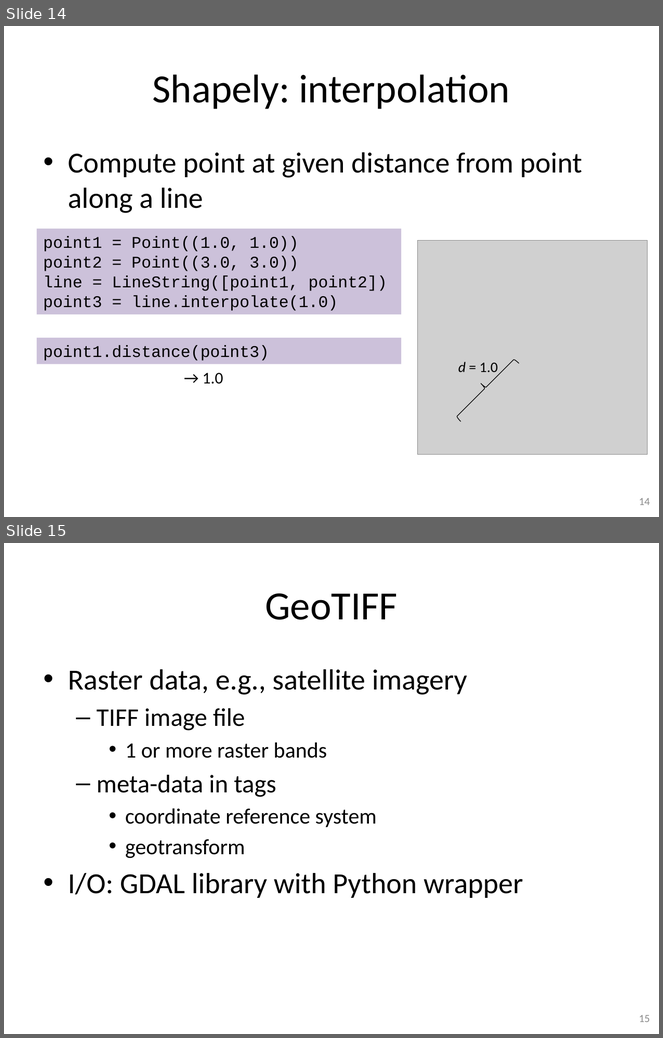
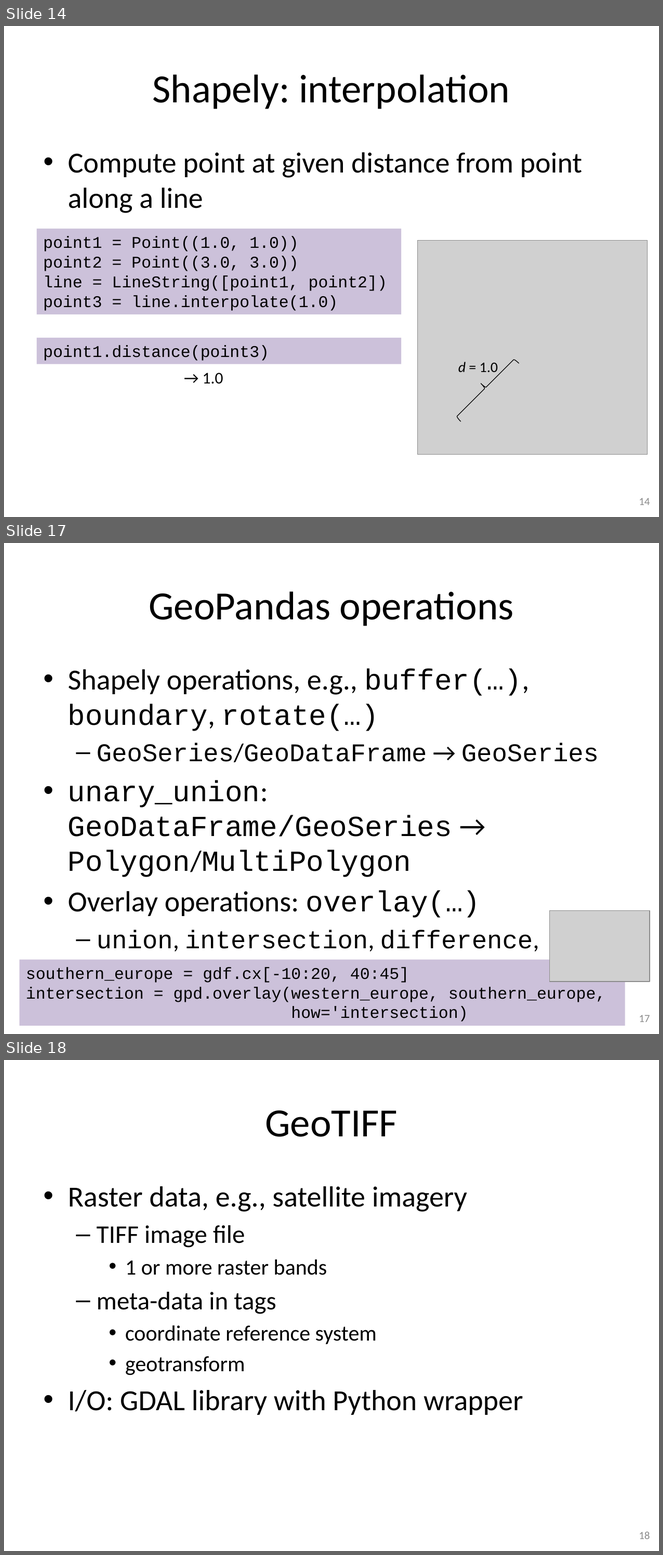
Before and after one commit to gjbex/training-material, a slide deck: Python/python_gis.pptx. Shown one above the other, each under a label of ours: slides 14 and 15 before the commit, slides 14, 17 and 18 after it; the slides between them are not shown. The pictures are 663x1038 and 663x1555 pixels, drawn with LibreOffice and Linux fonts; fonts in the diff are those of the drawing; grey boxes stand for pictures. Boxes give left, top, right and bottom in pixels: in the first picture for what was removed or moved away, otherwise in the second. Text is boxed around its words. In the diff, an @@ line names an element or a change of style, - is before the commit and + after.

Commit message:
Add GeoPandas slides; add geo-transform formulas for GeoTIFF

```diff
--- a/Python/python_gis.pptx
+++ b/Python/python_gis.pptx
@@ slide 17 added at bbox=[4, 543, 659, 1034], background #FFFFFF @@
@@ title added at bbox=[149, 591, 514, 626], 44 pt, text #000000 @@
+GeoPandas operations
@@ text added at bbox=[68, 669, 599, 983], 32 pt, text #000000 @@
+• Shapely operations, e.g., buffer(…), boundary, rotate(…)
+  – GeoSeries/GeoDataFrame → GeoSeries
+• unary_union:
+  GeoDataFrame/GeoSeries → Polygon/MultiPolygon
+• Overlay operations: overlay(…)
+  – union, intersection, difference, symmetric_difference
@@ picture added at bbox=[550, 911, 650, 982] @@
@@ rectangle added at bbox=[20, 960, 626, 1026], fill #CCC1DA, 18 pt, text #000000 @@
+southern_europe = gdf.cx[-10:20, 40:45]
+intersection = gpd.overlay(western_europe, southern_europe,
+how='intersection)
@@ page number added at bbox=[639, 1015, 650, 1022], 12 pt, text #8C8C8C @@
+17
@@ what was slide 15 is now slide 18 @@
@@ page number at bbox=[639, 1532, 650, 1539]: text changed @@
-15
+18
```
Also in this commit, not shown: 1 slide changed, 3 other slides added.
